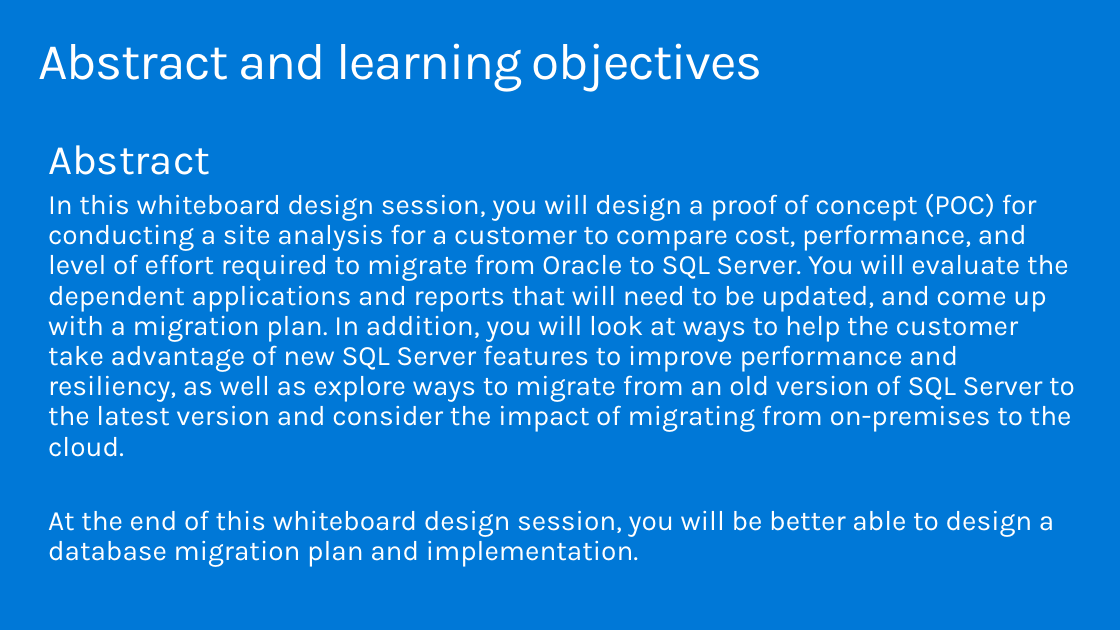
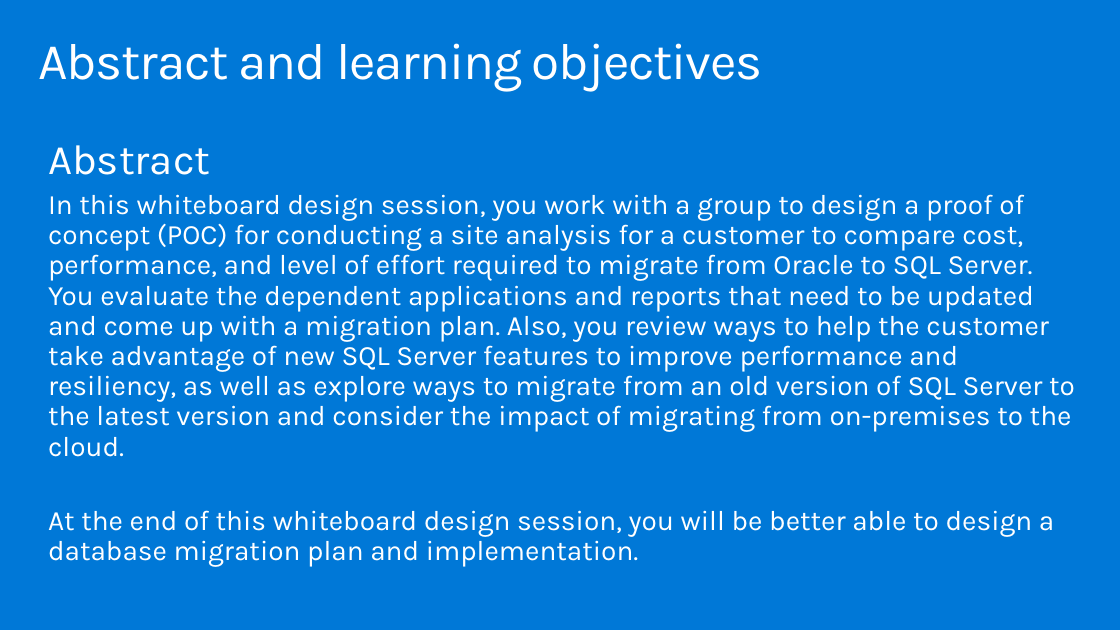
Before and after one commit to tejaswini972/MCW-Data-Platform-upgrade-and-migration, a slide deck: slide 2 of Whiteboard design session/WDS trainer presentation - Data platform upgrade and migration.pptx. Drawn at 1120x630 pixels with LibreOffice and Linux fonts; fonts in the diff are those of the drawing. Boxes give left, top, right and bottom in pixels: in the first picture for what was removed or moved away, otherwise in the second. Text is boxed around its words. In the diff, an @@ line names an element or a change of style, - is before the commit and + after.

Commit message:
WDS slide updates

```diff
--- a/Whiteboard design session/WDS trainer presentation - Data platform upgrade and migration.pptx
+++ b/Whiteboard design session/WDS trainer presentation - Data platform upgrade and migration.pptx
@@ text at (x1=48, y1=194, x2=1075, y2=457): text changed @@
-In this whiteboard design session, you will design a proof of concept (POC) for conducting a site analysis for a customer to compare cost, performance, and level of effort required to migrate from Oracle to SQL Server. You will evaluate the dependent applications and reports that will need to be updated, and come up with a migration plan. In addition, you will look at ways to help the customer take advantage of new SQL Server features to improve performance and resiliency, as well as explore ways to migrate from an old version of SQL Server to the latest version and consider the impact of migrating from on-premises to the cloud.
+In this whiteboard design session, you work with a group to design a proof of concept (POC) for conducting a site analysis for a customer to compare cost, performance, and level of effort required to migrate from Oracle to SQL Server. You evaluate the dependent applications and reports that need to be updated and come up with a migration plan. Also, you review ways to help the customer take advantage of new SQL Server features to improve performance and resiliency, as well as explore ways to migrate from an old version of SQL Server to the latest version and consider the impact of migrating from on-premises to the cloud.
```
Also in this commit, not shown: 1 other slide changed.
